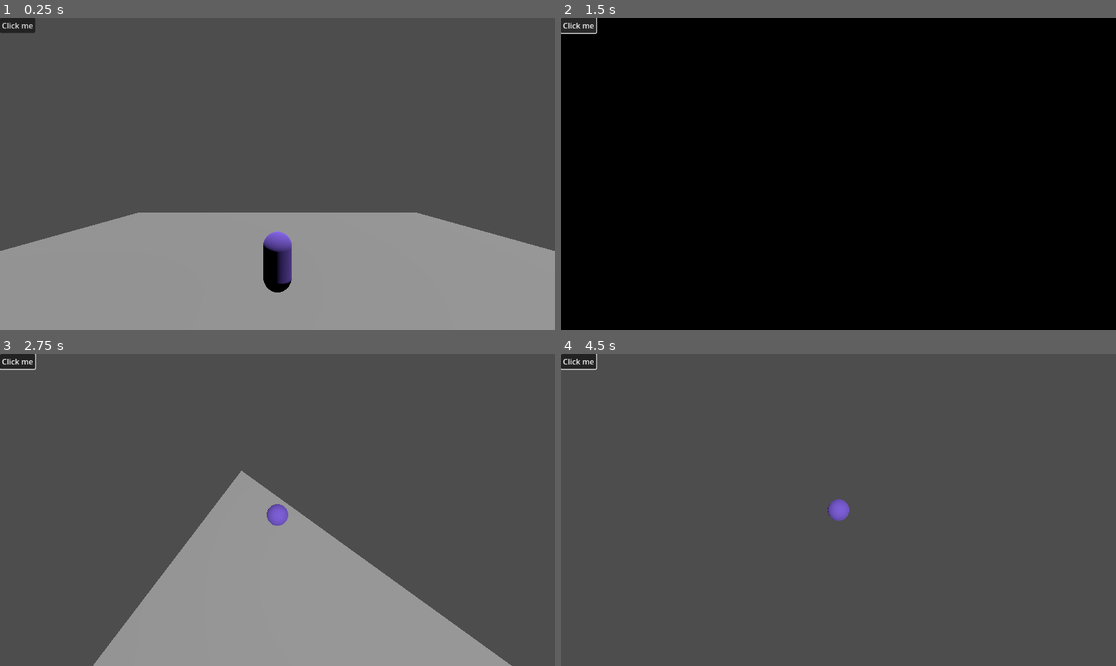
Above: before the commit, frames 1-4 (two rows, left to right).
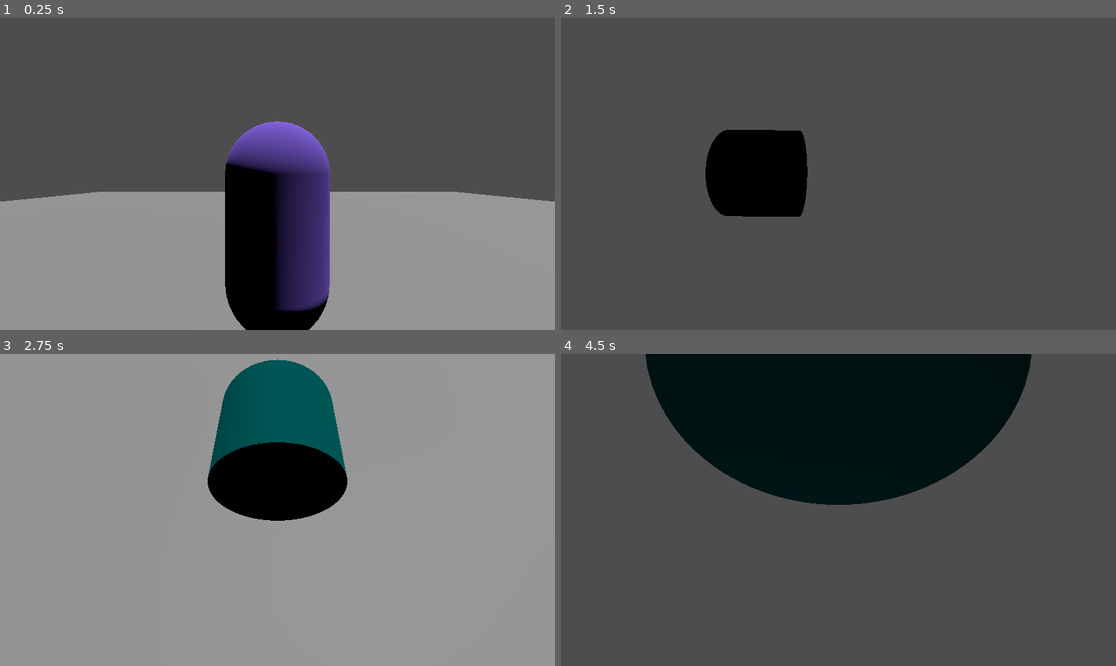
Above: after the commit, the same moments.

Repository: ArneSoko/MobMentalityGame
Game: Godot game, scene res://main.tscn
The game is run twice, just before and just after one commit, with the same random seed, the same clock (stepped at 60 frames per second) and the same inputs.
Inputs (mouse positions are in pixels of both pictures, inside the frame that each line leads up to):
- Up to frame 1 (0.25 s): no input
- Up to frame 2 (1.5 s): click (577, 24) at 0.52 s; click (577, 24) at 1.25 s, where only the run before the commit has a clickable "Click me"
- Up to frame 3 (2.75 s): tap Enter at 2 s; move the mouse to (305, 510) at 2.02 s; hold W (move_forward) from 2.03 s (still down); hold Mouse wheel up (Zoom_In, bound only after the commit) from 2.03 s (still down); tap Space (jump) at 2.27, 2.57 s; tap Mouse wheel down (Zoom_Out, bound only after the commit) at 2.3 s
- Up to frame 4 (4.5 s): keep holding W (move_forward); move the mouse to (810, 510) at 2.77 s; release Mouse wheel up (Zoom_In, bound only after the commit) at 2.78 s; tap Mouse wheel down (Zoom_Out, bound only after the commit) at 2.85 s; tap Space (jump) at 3.02, 3.05, 3.32 s; move the mouse to (849, 503) at 3.52 s; hold Space (jump) 3.53-4.28 s; tap Mouse wheel up (Zoom_In, bound only after the commit) at 3.8, 4.35 s; move the mouse to (832, 516) at 4.27 s

The runs differ from the first frame. In frame 1, 19% of the frame differs, in the area x 0-100%, y 0-100%; in frame 2, 95%; in frame 3, 78%; in frame 4, 26%.

Commit message:
3rd Person Game Template

Diff:
--- a/ButtonScript.gd
+++ /dev/null
@@ -1,11 +0,0 @@
-extends Button
-
-func _ready():
-	var button = Button.new()
-	button.text = "Click me"
-	button.pressed.connect(self._button_pressed)
-	add_child(button)
-
-func _button_pressed():
-	print("Hello world!")
-	#Read https://docs.godotengine.org/en/stable/tutorials/inputs/handling_quit_requests.html
--- a/CameraPitch.gd
+++ b/CameraPitch.gd
@@ -1,6 +1,6 @@
 extends Node3D
 
-var camera_sensitivity = 0.01
+var camera_sensitivity = 0.005
 
 func _ready():
 	Input.set_mouse_mode(Input.MOUSE_MODE_CAPTURED)
--- a/CameraYaw.gd
+++ b/CameraYaw.gd
@@ -1,6 +1,6 @@
 extends Node3D
 
-var camera_sensitivity = 0.01
+var camera_sensitivity = 0.005
 
 func _ready():
 	Input.set_mouse_mode(Input.MOUSE_MODE_CAPTURED)
--- /dev/null
+++ b/Close.gd
@@ -0,0 +1,12 @@
+extends Button
+@onready var menu=$".."
+@onready var men_back=$"../../../CanvasLayer2/ColorRect"
+
+func _ready():
+	text = "Close"
+	pressed.connect(self._button_pressed)
+
+func _button_pressed():
+	Input.mouse_mode=Input.MOUSE_MODE_CAPTURED
+	men_back.set_visible(false)
+	menu.set_visible(false)
--- /dev/null
+++ b/Exit.gd
@@ -0,0 +1,8 @@
+extends Button
+
+func _ready():
+	text = "Quit"
+	pressed.connect(self._button_pressed)
+
+func _button_pressed():
+	get_tree().quit()
--- a/main.tscn
+++ b/main.tscn
@@ -1,9 +1,9 @@
 [gd_scene load_steps=7 format=3 uid="uid://fscl3bpb5ug1"]
 
 [ext_resource type="PackedScene" uid="uid://bifif61oy6qoj" path="res://player.tscn" id="1_moph6"]
-[ext_resource type="Script" path="res://CameraYaw.gd" id="2_yujr5"]
-[ext_resource type="Script" path="res://CameraPitch.gd" id="3_hy5ae"]
-[ext_resource type="Script" path="res://ButtonScript.gd" id="4_s56ny"]
+[ext_resource type="Script" path="res://menu.gd" id="2_1q0se"]
+[ext_resource type="Script" path="res://Exit.gd" id="3_jjld5"]
+[ext_resource type="Script" path="res://Close.gd" id="4_shpen"]
 
 [sub_resource type="BoxShape3D" id="BoxShape3D_36req"]
 size = Vector3(30, 1, 30)
@@ -27,17 +27,49 @@
 
 [node name="Player" parent="." instance=ExtResource("1_moph6")]
 
-[node name="CameraYaw" type="Node3D" parent="Player"]
-transform = Transform3D(1, 0, 0, 0, 1, 0, 0, 0, 1, 0, 4, 0)
-script = ExtResource("2_yujr5")
+[node name="CamYaw" type="Node3D" parent="Player"]
+transform = Transform3D(1, 0, 0, 0, 1, 0, 0, 0, 1, 0, 1.5, 0)
 
-[node name="CameraPitch" type="Node3D" parent="Player/CameraYaw"]
-script = ExtResource("3_hy5ae")
+[node name="CamPitch" type="Node3D" parent="Player/CamYaw"]
 
-[node name="Camera3D" type="Camera3D" parent="Player/CameraYaw/CameraPitch"]
-transform = Transform3D(1, 0, 0, 0, 1, 0, 0, 0, 1, 0, 0, 7)
+[node name="CamArm" type="SpringArm3D" parent="Player/CamYaw/CamPitch"]
+spring_length = 2.0
 
-[node name="Button" type="Button" parent="Player/CameraYaw/CameraPitch/Camera3D"]
-offset_right = 73.0
-offset_bottom = 31.0
-script = ExtResource("4_s56ny")
+[node name="Camera3D" type="Camera3D" parent="Player/CamYaw/CamPitch/CamArm"]
+transform = Transform3D(1, 0, 0, 0, 1, 0, 0, 0, 1, 0, 4, 7)
+
+[node name="CanvasLayer" type="CanvasLayer" parent="."]
+layer = 2
+
+[node name="PauseMenu" type="VBoxContainer" parent="CanvasLayer"]
+anchors_preset = 8
+anchor_left = 0.5
+anchor_top = 0.5
+anchor_right = 0.5
+anchor_bottom = 0.5
+offset_left = -4.0
+offset_top = -10.0
+offset_right = 4.0
+offset_bottom = 10.0
+grow_horizontal = 2
+grow_vertical = 2
+script = ExtResource("2_1q0se")
+
+[node name="ExitButton" type="Button" parent="CanvasLayer/PauseMenu"]
+layout_mode = 2
+script = ExtResource("3_jjld5")
+
+[node name="CloseButton" type="Button" parent="CanvasLayer/PauseMenu"]
+layout_mode = 2
+script = ExtResource("4_shpen")
+
+[node name="CanvasLayer2" type="CanvasLayer" parent="."]
+
+[node name="ColorRect" type="ColorRect" parent="CanvasLayer2"]
+visible = false
+anchors_preset = 15
+anchor_right = 1.0
+anchor_bottom = 1.0
+grow_horizontal = 2
+grow_vertical = 2
+color = Color(0.231373, 0.231373, 0.231373, 0.803922)
--- /dev/null
+++ b/menu.gd
@@ -0,0 +1,11 @@
+extends VBoxContainer
+@onready var back=$"../../CanvasLayer2/ColorRect"
+
+func _ready():
+	set_visible(false)
+
+func _input(_event):
+	if Input.is_action_pressed("ui_cancel"):
+		Input.mouse_mode = Input.MOUSE_MODE_VISIBLE
+		set_visible(true)
+		back.set_visible(true)
--- a/player.gd
+++ b/player.gd
@@ -2,38 +2,46 @@
 
 # How fast the player moves in meters per second.
 @export var speed = 14
-@export var jump_str = 10
 # The downward acceleration when in the air, in meters per second squared.
-@export var fall_acceleration = 10
+@export var fall_acceleration = 50
+@onready var camorigin=$CamYaw
+@onready var camarm=$CamYaw/CamPitch
+@onready var arm=$CamYaw/CamPitch/CamArm
+@onready var menu=$"../CanvasLayer/PauseMenu"
+
+var sensitivity = 0.5
 
 var target_velocity = Vector3.ZERO
 
+func _ready():
+	Input.mouse_mode = Input.MOUSE_MODE_CAPTURED
+
+func _input(event):
+	if Input.is_action_pressed("Zoom_In") and arm.spring_length > 0:
+		arm.spring_length -= 0.2
+	elif Input.is_action_pressed("Zoom_Out"):
+		arm.spring_length += 0.2
+
+	if event is InputEventMouseMotion and Input.mouse_mode!=Input.MOUSE_MODE_VISIBLE:
+		camorigin.rotate_y(deg_to_rad(-event.relative.x * sensitivity))
+		camarm.rotate_x(deg_to_rad(-event.relative.y * sensitivity))
+		camarm.rotation.x = clamp(camarm.rotation.x, deg_to_rad(-90), deg_to_rad(90))
+
 func _physics_process(delta):
 	if Input.mouse_mode != Input.MOUSE_MODE_VISIBLE:
-		var direction = Vector3.ZERO
-		direction.x = Input.get_action_strength("move_left") - Input.get_action_strength("move_right")
-		direction.z = Input.get_action_strength("move_forward") - Input.get_action_strength("move_back")
-		direction = direction.normalized()
-
-		var movement_direction = Vector3.ZERO
-		if direction != Vector3.ZERO:
-			movement_direction = direction.rotated(Vector3.UP,
-									$CameraYaw.rotation.y)
-			$Pivot.look_at(self.position - movement_direction,
-							Vector3.UP)
-			# Ground Velocity
-			target_velocity.x = -movement_direction.x * speed
-			target_velocity.z = -movement_direction.z * speed
-			# Moving the Character
-			velocity = target_velocity
-			move_and_slide()
+		var input_dir = Input.get_vector("move_left","move_right","move_forward","move_back")
+		var direction = (camorigin.transform.basis * Vector3(input_dir.x, 0, input_dir.y)).normalized()
+		if direction:
+			$Pivot.rotation.y=camorigin.rotation.y
+			velocity.x = direction.x * speed
+			velocity.z = direction.z * speed
+		else:
+			velocity.x = move_toward(velocity.x, 0, speed)
+			velocity.z = move_toward(velocity.z, 0, speed)
 
 		# Vertical Velocity
 	if not is_on_floor(): # If in the air, fall towards the floor. Literally gravity
 		target_velocity.y = target_velocity.y - (fall_acceleration * delta)
 		velocity = target_velocity
+	if not menu.is_visible():
 		move_and_slide()
-	elif Input.get_action_strength("jump"):
-		target_velocity.y = Input.get_action_strength("jump") * jump_str
-		velocity = target_velocity
-		move_and_slide()
--- a/player.tscn
+++ b/player.tscn
@@ -7,6 +7,14 @@
 [sub_resource type="StandardMaterial3D" id="StandardMaterial3D_5yh0t"]
 albedo_color = Color(0.580392, 0.439216, 1, 1)
 metallic = 0.45
+
+[sub_resource type="CylinderMesh" id="CylinderMesh_yutlf"]
+
+[sub_resource type="StandardMaterial3D" id="StandardMaterial3D_7mhp4"]
+specular_mode = 1
+disable_ambient_light = true
+albedo_color = Color(0, 1, 1, 1)
+metallic = 0.91
 
 [sub_resource type="CapsuleShape3D" id="CapsuleShape3D_2g6vs"]
 
@@ -20,6 +28,11 @@
 mesh = SubResource("CapsuleMesh_gomgk")
 surface_material_override/0 = SubResource("StandardMaterial3D_5yh0t")
 
+[node name="MeshInstance3D2" type="MeshInstance3D" parent="Pivot"]
+transform = Transform3D(0.5, 0, 0, 0, -8.74228e-09, -0.5, 0, 0.2, -2.18557e-08, 0, 1.21, -0.423)
+mesh = SubResource("CylinderMesh_yutlf")
+surface_material_override/0 = SubResource("StandardMaterial3D_7mhp4")
+
 [node name="CollisionShape3D" type="CollisionShape3D" parent="."]
 transform = Transform3D(1, 0, 0, 0, 1, 0, 0, 0, 1, 0, 1, 0)
 shape = SubResource("CapsuleShape3D_2g6vs")
--- a/project.godot
+++ b/project.godot
@@ -55,6 +55,16 @@
 , Object(InputEventJoypadButton,"resource_local_to_scene":false,"resource_name":"","device":-1,"button_index":0,"pressure":0.0,"pressed":false,"script":null)
 ]
 }
+Zoom_Out={
+"deadzone": 0.5,
+"events": [Object(InputEventMouseButton,"resource_local_to_scene":false,"resource_name":"","device":-1,"window_id":0,"alt_pressed":false,"shift_pressed":false,"ctrl_pressed":false,"meta_pressed":false,"button_mask":16,"position":Vector2(132, 16),"global_position":Vector2(136, 57),"factor":1.0,"button_index":5,"canceled":false,"pressed":true,"double_click":false,"script":null)
+]
+}
+Zoom_In={
+"deadzone": 0.5,
+"events": [Object(InputEventMouseButton,"resource_local_to_scene":false,"resource_name":"","device":-1,"window_id":0,"alt_pressed":false,"shift_pressed":false,"ctrl_pressed":false,"meta_pressed":false,"button_mask":8,"position":Vector2(103, 14),"global_position":Vector2(107, 55),"factor":1.0,"button_index":4,"canceled":false,"pressed":true,"double_click":false,"script":null)
+]
+}
 
 [rendering]
 
Not shown: 1 places in player.tscn that only renumber resources
